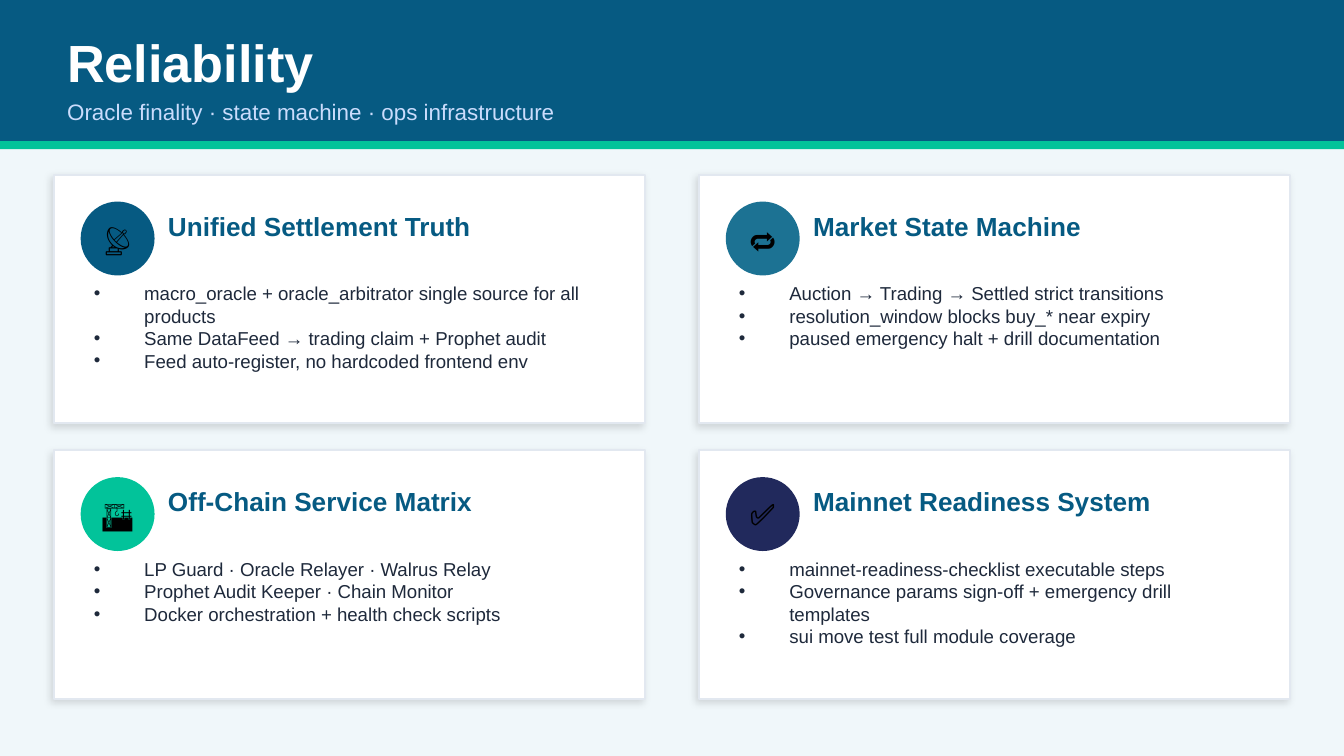
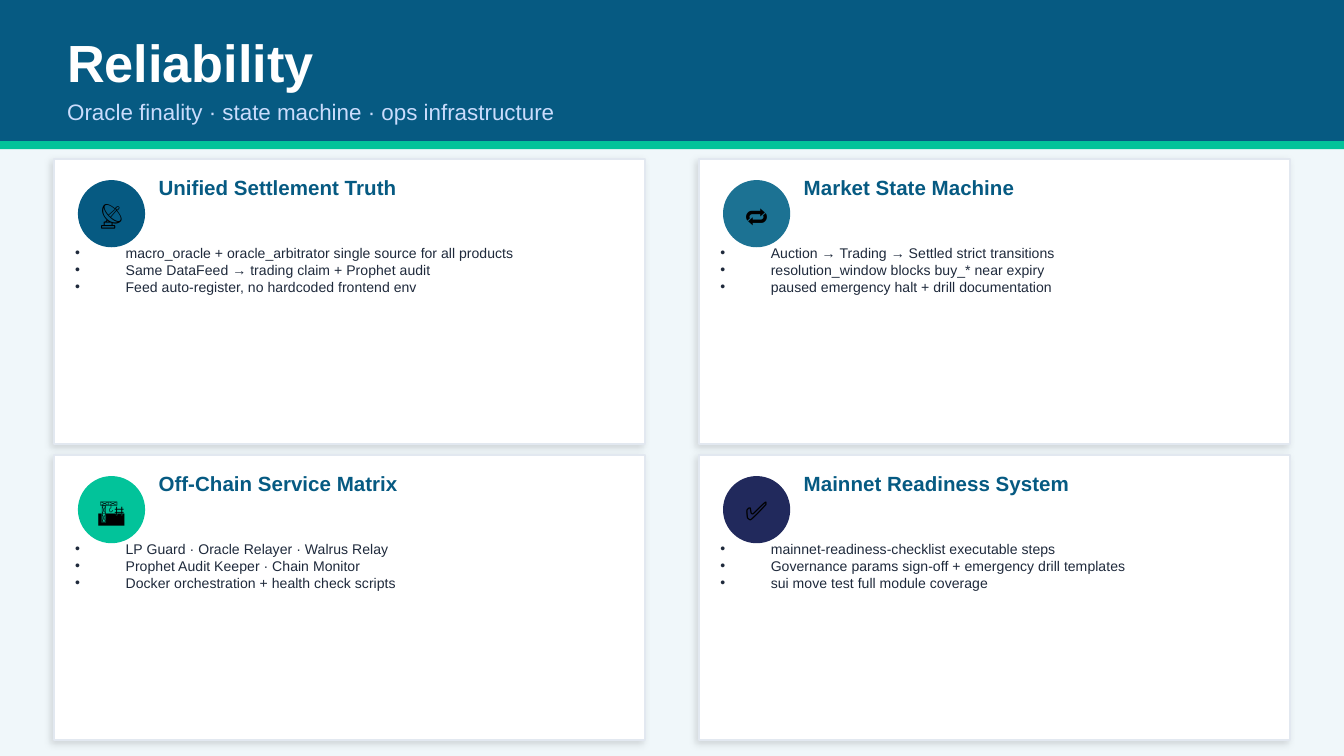
Before and after one commit to bamaao/x-market, a slide deck: slide 9 of docs/presentations/X-Market-Sui-Overview.en.pptx (slide 10 before the commit). Drawn at 1344x756 pixels with LibreOffice and Linux fonts; fonts in the diff are those of the drawing. Boxes give left, top, right and bottom in pixels: in the first picture for what was removed or moved away, otherwise in the second. Text is boxed around its words. In the diff, an @@ line names an element or a change of style, - is before the commit and + after.

```diff
--- a/docs/presentations/X-Market-Sui-Overview.en.pptx
+++ b/docs/presentations/X-Market-Sui-Overview.en.pptx
@@ rectangle: place and size @@
-rectangle at (54, 175, 645, 423)
+rectangle at (54, 159, 645, 444)
@@ text "Unified Settlement Truth": place and size @@
-text "Unified Settlement Truth" at (168, 217, 470, 237)
+text "Unified Settlement Truth" at (159, 180, 396, 196)
@@ rectangle: place and size @@
-rectangle at (699, 175, 1290, 423)
+rectangle at (699, 159, 1290, 444)
@@ size 14 to 11 pt; vertical alignment middle to top in 4 elements at (159, 476, 398, 492), (804, 476, 1069, 496), (159, 180, 396, 196), (804, 180, 1014, 196) @@
@@ text "Market State Machine": place and size @@
-text "Market State Machine" at (813, 217, 1081, 237)
+text "Market State Machine" at (804, 180, 1014, 196)
@@ ellipse: place and size @@
-ellipse at (81, 202, 155, 276)
+ellipse at (78, 180, 145, 247)
@@ text "📡": place and size @@
-text "📡" at (81, 202, 155, 276)
+text "📡" at (78, 180, 145, 247)
@@ size 16 to 14 pt in 4 elements at (78, 476, 145, 543), (723, 476, 790, 543), (78, 180, 145, 247), (723, 180, 790, 247) @@
@@ ellipse: place and size @@
-ellipse at (726, 202, 800, 276)
+ellipse at (723, 180, 790, 247)
@@ text "🔁": place and size @@
-text "🔁" at (726, 202, 800, 276)
+text "🔁" at (723, 180, 790, 247)
@@ text "macro_oracle + oracle_arbitrator single source ...": place and size @@
-text "macro_oracle + oracle_arbitrator single source ..." at (144, 286, 579, 372)
+text "macro_oracle + oracle_arbitrator single source ..." at (126, 248, 513, 295)
@@ text "Auction → Trading → Settled ...": place and size @@
-text "Auction → Trading → Settled ..." at (789, 286, 1164, 349)
+text "Auction → Trading → Settled ..." at (771, 248, 1054, 295)
@@ rectangle: place and size @@
-rectangle at (54, 450, 645, 699)
+rectangle at (54, 454, 645, 739)
@@ ellipse: place and size @@
-ellipse at (81, 477, 155, 551)
+ellipse at (78, 476, 145, 543)
@@ text "Off-Chain Service Matrix": place and size @@
-text "Off-Chain Service Matrix" at (168, 492, 472, 512)
+text "Off-Chain Service Matrix" at (159, 476, 398, 492)
@@ rectangle: place and size @@
-rectangle at (699, 450, 1290, 699)
+rectangle at (699, 454, 1290, 739)
@@ ellipse: place and size @@
-ellipse at (726, 477, 800, 551)
+ellipse at (723, 476, 790, 543)
@@ text "Mainnet Readiness System": place and size @@
-text "Mainnet Readiness System" at (813, 492, 1150, 517)
+text "Mainnet Readiness System" at (804, 476, 1069, 496)
@@ text "LP Guard · Oracle Relayer ...": place and size @@
-text "LP Guard · Oracle Relayer ..." at (144, 562, 501, 625)
+text "LP Guard · Oracle Relayer ..." at (126, 544, 396, 591)
@@ size 10 to 7.5 pt in 4 elements at (126, 248, 513, 295), (771, 248, 1054, 295), (126, 544, 396, 591), (771, 544, 1125, 591) @@
@@ text "mainnet-readiness-checklist executable steps": place and size @@
-text "mainnet-readiness-checklist executable steps" at (789, 562, 1171, 647)
+text "mainnet-readiness-checklist executable steps" at (771, 544, 1125, 591)
```
Also in this commit, not shown: 7 other slides changed, 2 slides removed, 2 other files.
